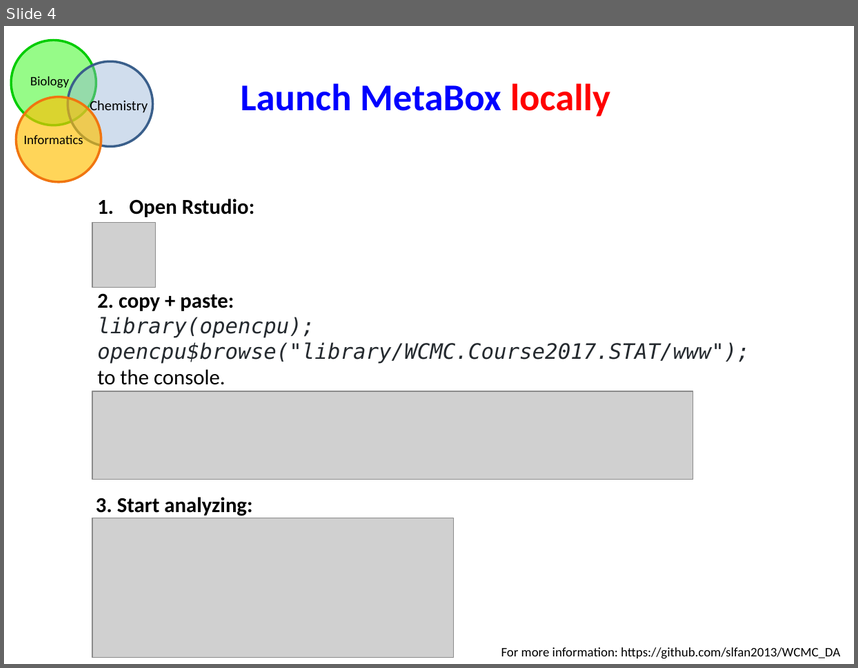
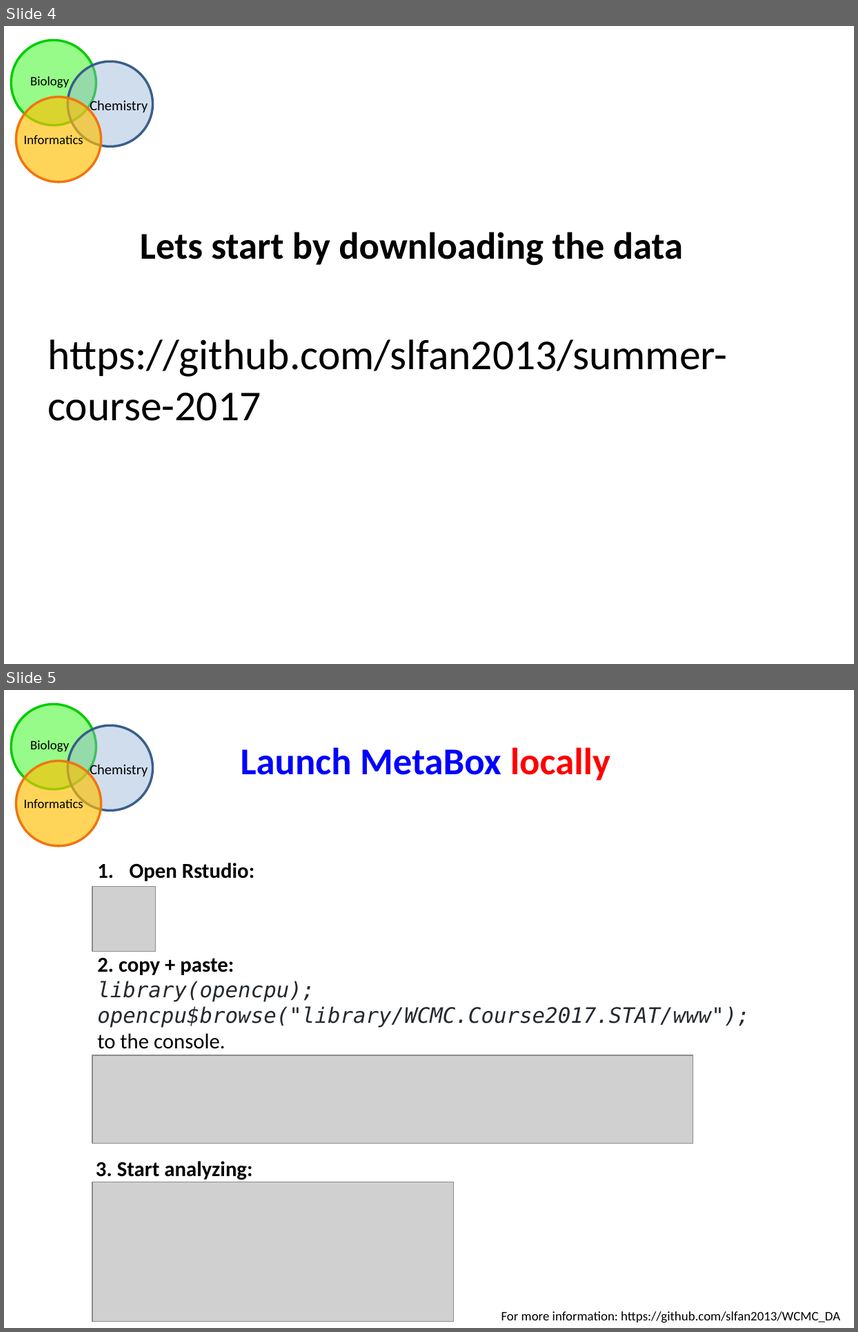
Before and after one commit to linliliaabbcc1024/summer-course-2017, a slide deck: univariate slides/8.7 Univariate statistics metabox.pptx. Shown one above the other, each under a label of ours: slide 4 before the commit, slides 4 and 5 after it. The pictures are 858x668 and 858x1332 pixels, drawn with LibreOffice and Linux fonts; fonts in the diff are those of the drawing; grey boxes stand for pictures; background and template pictures are left out. Boxes give left, top, right and bottom in pixels: in the first picture for what was removed or moved away, otherwise in the second. Text is boxed around its words. In the diff, an @@ line names an element or a change of style, - is before the commit and + after.

Commit message:
init

```diff
--- a/univariate slides/8.7 Univariate statistics metabox.pptx
+++ b/univariate slides/8.7 Univariate statistics metabox.pptx
@@ slide 4 added at <box>4,26,854,664</box>, background #FFFFFF; not listed: 6 template elements that a slide beside it also shows @@
@@ text added at <box>140,232,683,265</box>, 32 pt, text #000000, bold @@
+Lets start by downloading the data
@@ text added at <box>47,339,727,421</box>, 36 pt, text #000000 @@
+https://github.com/slfan2013/summer-course-2017
@@ what was slide 4 is now slide 5 @@
```
